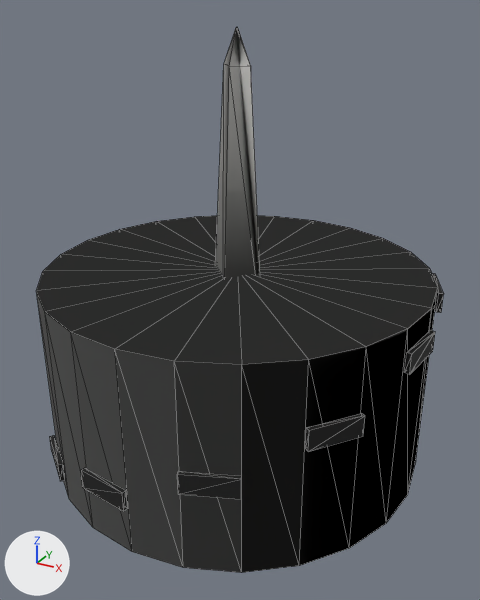
The glTF model game/models/hero/rb_obelisk.glb as it was, and as the next commit left it.
Before and after are seen from a 50 mm lens placed at (7.81, -14.06, 9.09), pointed at (0.26, -0.33, 2.23). Every picture has the same lights, and +X, +Y and +Z are marked at lower left. The older version comes first. Mesh edges are drawn as thin lines. Objects named as collision shapes, trigger or cutter boxes, shadow casters or lower levels of detail are left out. Where no turn or scale is listed for an object, it has been applied to the vertices. Vertices at exactly the same position are counted once.

Objects in the first picture: 'rb_obelisk_lod0'.
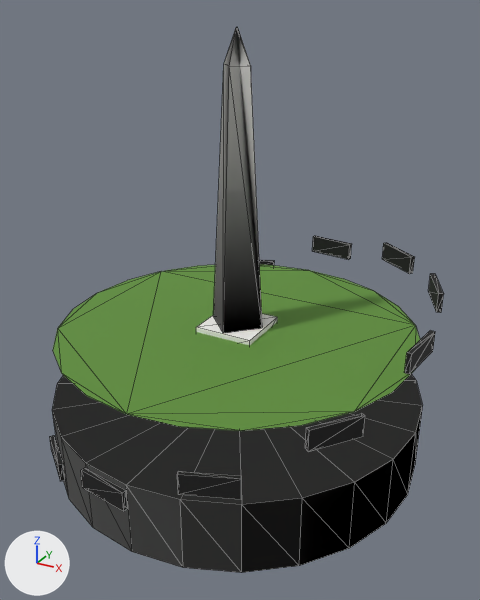
The change, as a diff of the scene's bpy script:
```diff
--- a/game/models/hero/rb_obelisk.glb.py
+++ b/game/models/hero/rb_obelisk.glb.py
@@ me_rb_obelisk_lod0 @@
 me_rb_obelisk_lod0.from_pydata(...)  # 197 vertices, 281 faces; spans x -5.15..5.15, y -5.15..5.15, z -5.52..5.52
 # used by ob_rb_obelisk_lod0; location = (0.0, 0.0, 3.18)
+# me_rb_obelisk_lod0 part 1: the loose piece of 49 vertices spanning x -5.0..5.0, y -5.0..5.0, z -5.52..-0.28 is scaled about its middle by (1, 1, 0.362), then moved by (0.0, 0.0, -1.67)
+# me_rb_obelisk_lod0 part 2: the loose piece of 24 vertices spanning x -4.8..4.8, y -4.8..4.8, z -0.43 is moved by (0.0, 0.0, -1.48)
 me_rb_obelisk_lod0.materials.append(mat_wall)
```

Where the change shows, as pixel boxes (x1, y1, x2, y2) in the pictures (480 x 600 px; the box of a moved part takes in the faces that stretch with it):
'rb_obelisk_lod0', reshaped: before (36, 27, 444, 573); after (50, 27, 444, 573)
part 1 of me_rb_obelisk_lod0, moved or reshaped: before (36, 216, 438, 573); after (52, 374, 423, 573)
part 2 of me_rb_obelisk_lod0, moved or reshaped (not visible before): after (53, 265, 420, 431)
